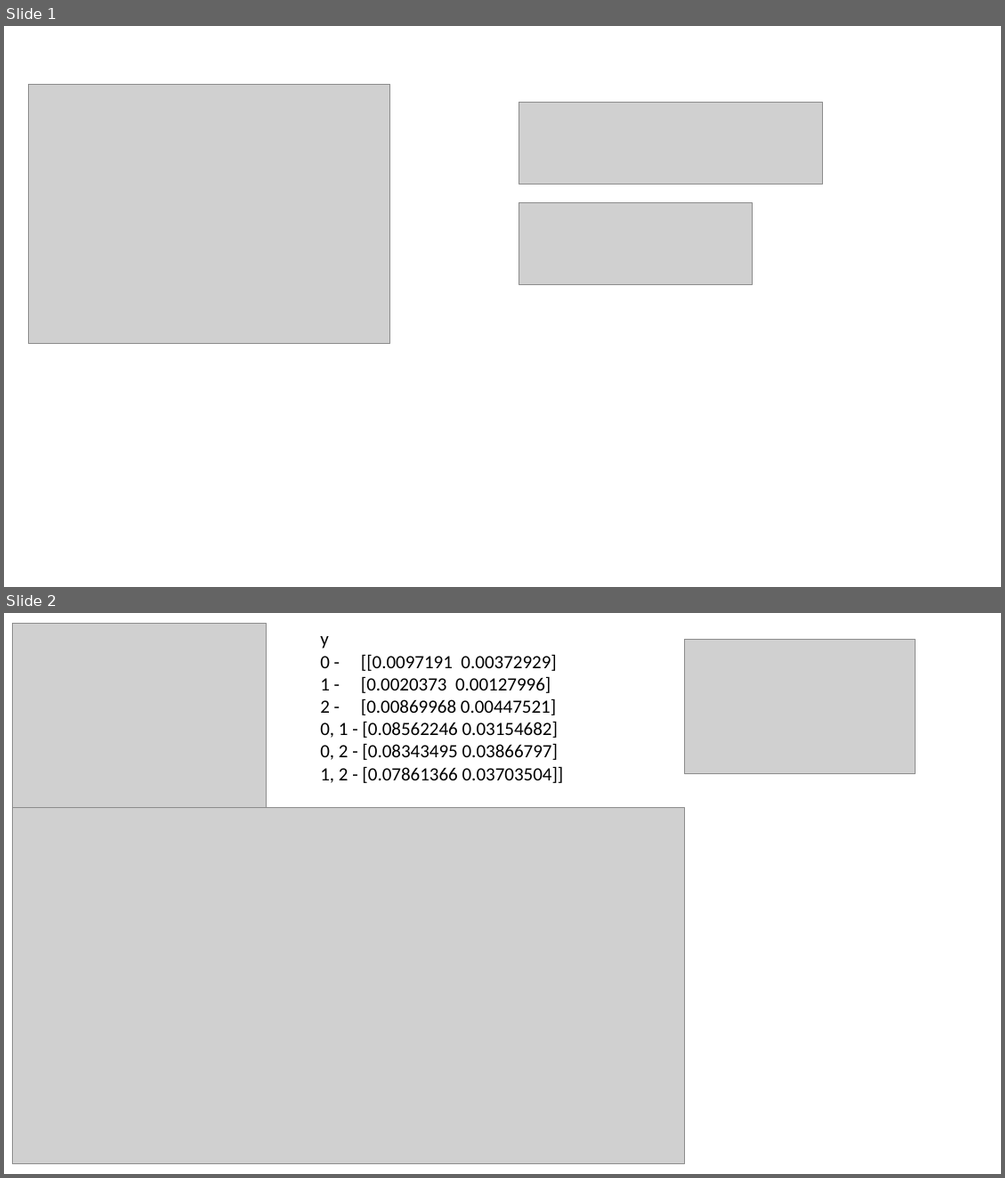
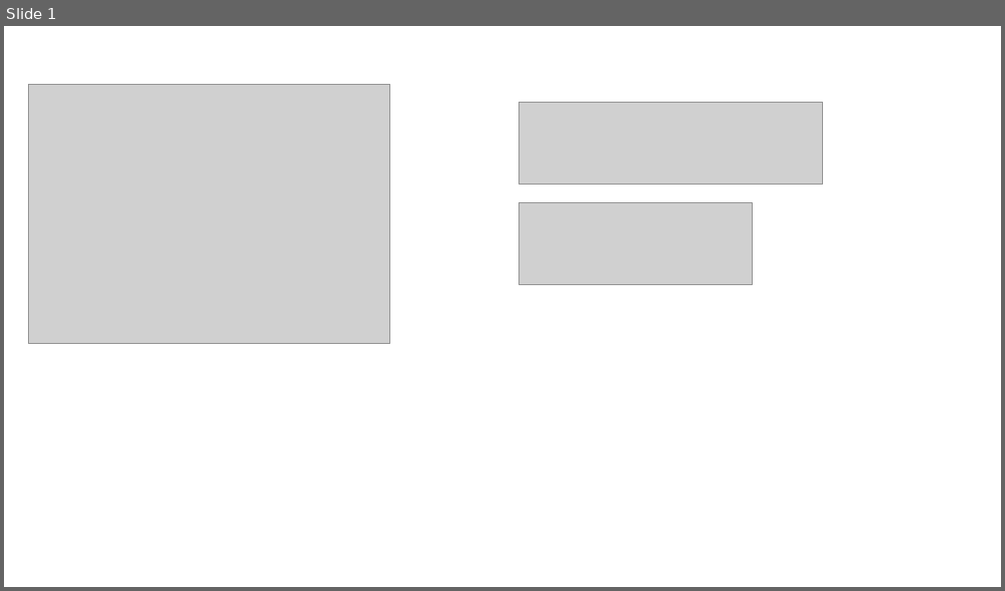
Before and after one commit to ihatesummer/survey_propagation, a slide deck: notes.pptx. Shown one above the other, each under a label of ours: slides 1 and 2 before the commit, slide 1 after it. The pictures are 1005x1178 and 1005x591 pixels, drawn with LibreOffice and Linux fonts; fonts in the diff are those of the drawing; grey boxes stand for pictures. Boxes give left, top, right and bottom in pixels: in the first picture for what was removed or moved away, otherwise in the second. Text is boxed around its words. In the diff, an @@ line names an element or a change of style, - is before the commit and + after.

```diff
--- a/notes.pptx
+++ b/notes.pptx
@@ slide 2 removed at [4,613,1001,1174], background #FFFFFF @@
@@ picture removed at [12,624,266,807] @@
@@ text removed at [320,636,564,783] @@
-y
-0 - [[0.0097191 0.00372929]
-1 - [0.0020373 0.00127996]
-2 - [0.00869968 0.00447521]
-0, 1 - [0.08562246 0.03154682]
-0, 2 - [0.08343495 0.03866797]
-1, 2 - [0.07861366 0.03703504]]
@@ picture removed at [685,639,914,774] @@
@@ picture removed at [12,807,685,1163] @@
```
Also in this commit, not shown: 2 slides added, 2 other files.
